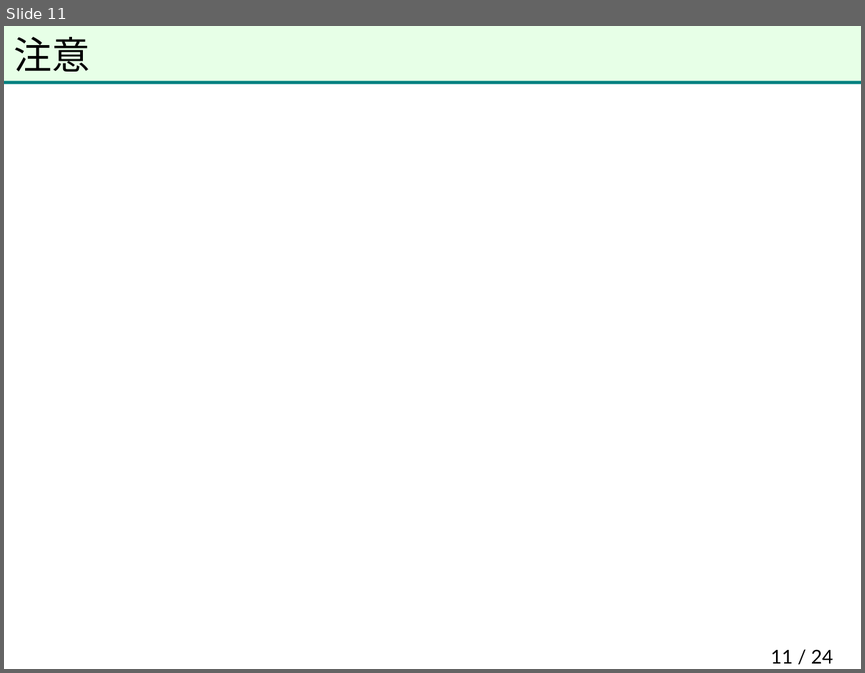
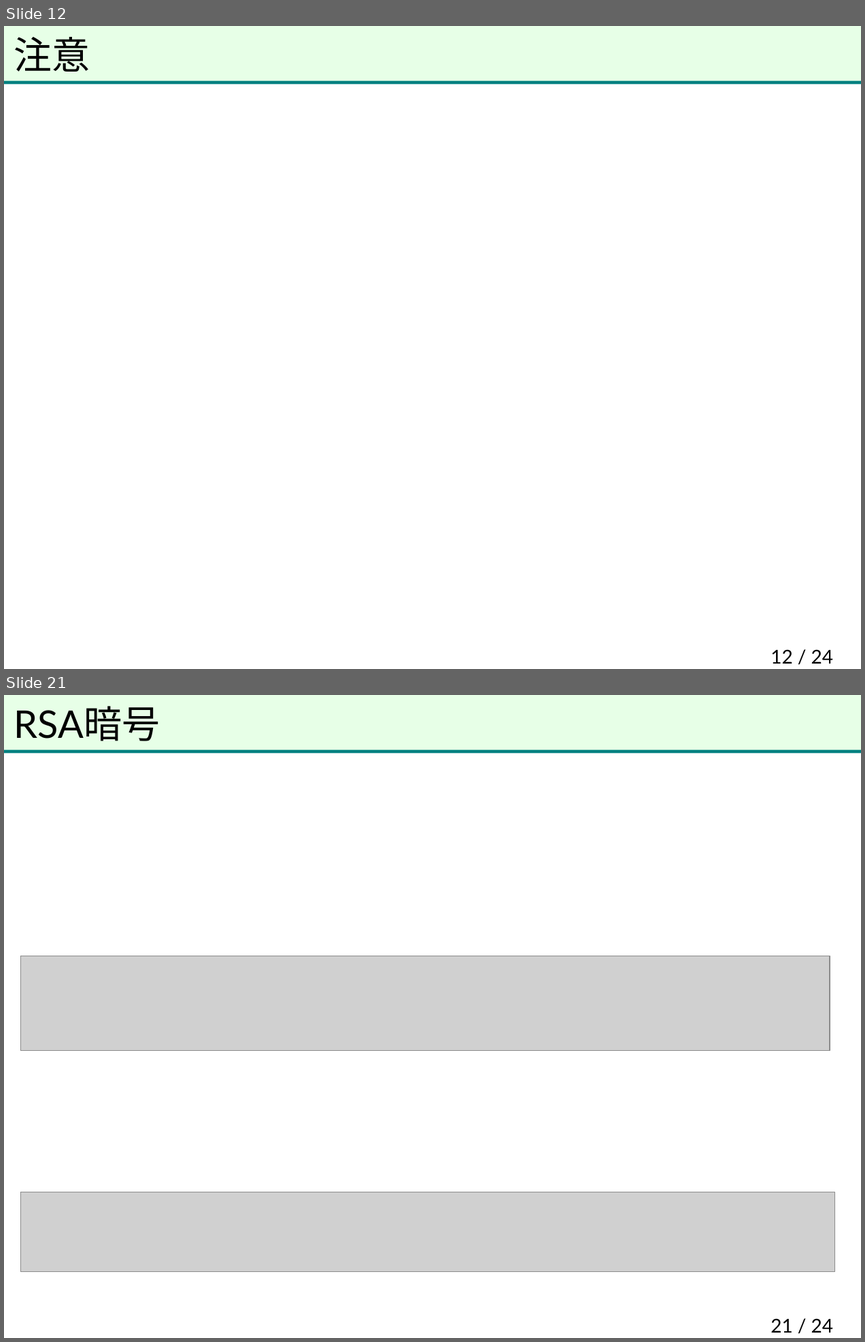
Before and after one commit to herumi/anninbon, a slide deck: lec/anninbon5.pptx. Shown one above the other, each under a label of ours: slide 11 before the commit, slides 12 and 21 after it; the slides between them are not shown. The pictures are 865x673 and 865x1342 pixels, drawn with LibreOffice and Linux fonts; fonts in the diff are those of the drawing; grey boxes stand for pictures; background and template pictures are left out. Boxes give left, top, right and bottom in pixels: in the first picture for what was removed or moved away, otherwise in the second. Text is boxed around its words. In the diff, an @@ line names an element or a change of style, - is before the commit and + after.

```diff
--- a/lec/anninbon5.pptx
+++ b/lec/anninbon5.pptx
@@ slide 21 added at (4,695,861,1338), background picture (left out); not listed: 2 template elements that a slide beside it also shows @@
@@ title added at (14,706,160,741), 32 pt, text #000000 @@
+RSA暗号
@@ picture added at (21,955,830,1050) @@
@@ picture added at (21,1192,835,1272) @@
@@ page number added at (770,1318,833,1332), 16 pt, text #000000 @@
+21 / 24
@@ what was slide 11 is now slide 12 @@
@@ page number at (770,649,833,663): text changed @@
-11 / 24
+12 / 24
```
Also in this commit, not shown: 17 other slides added.
